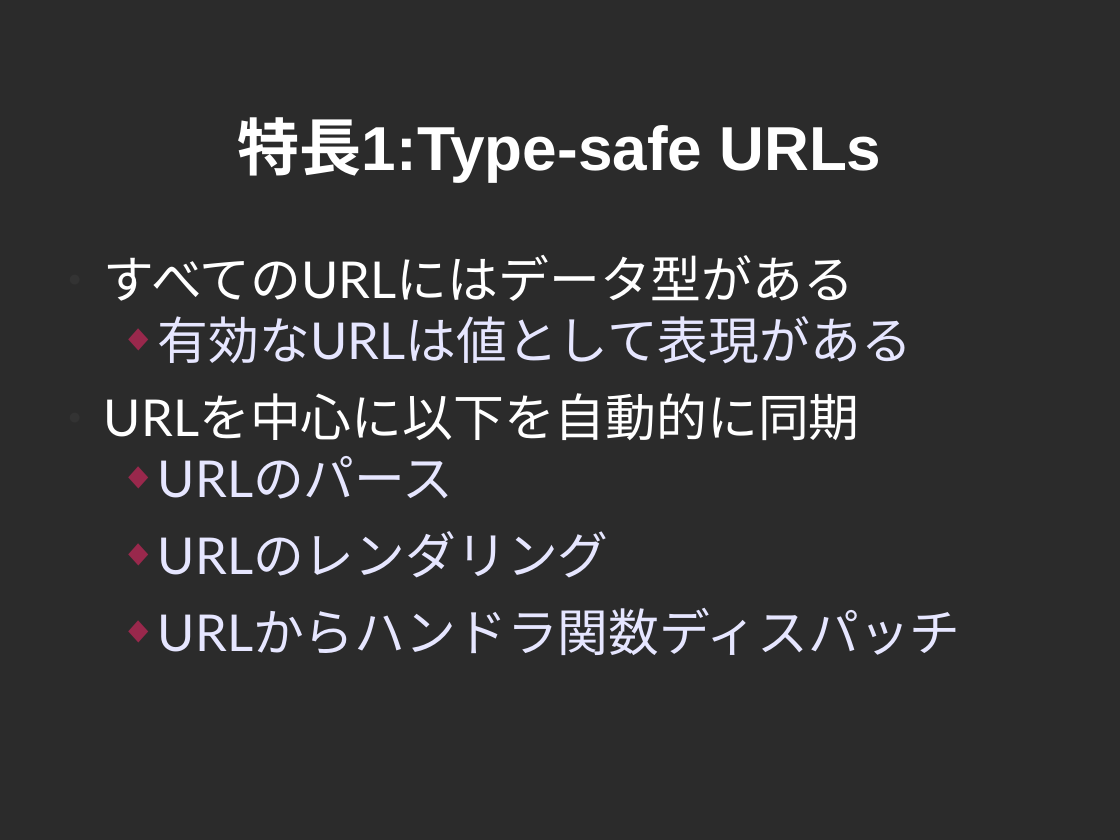
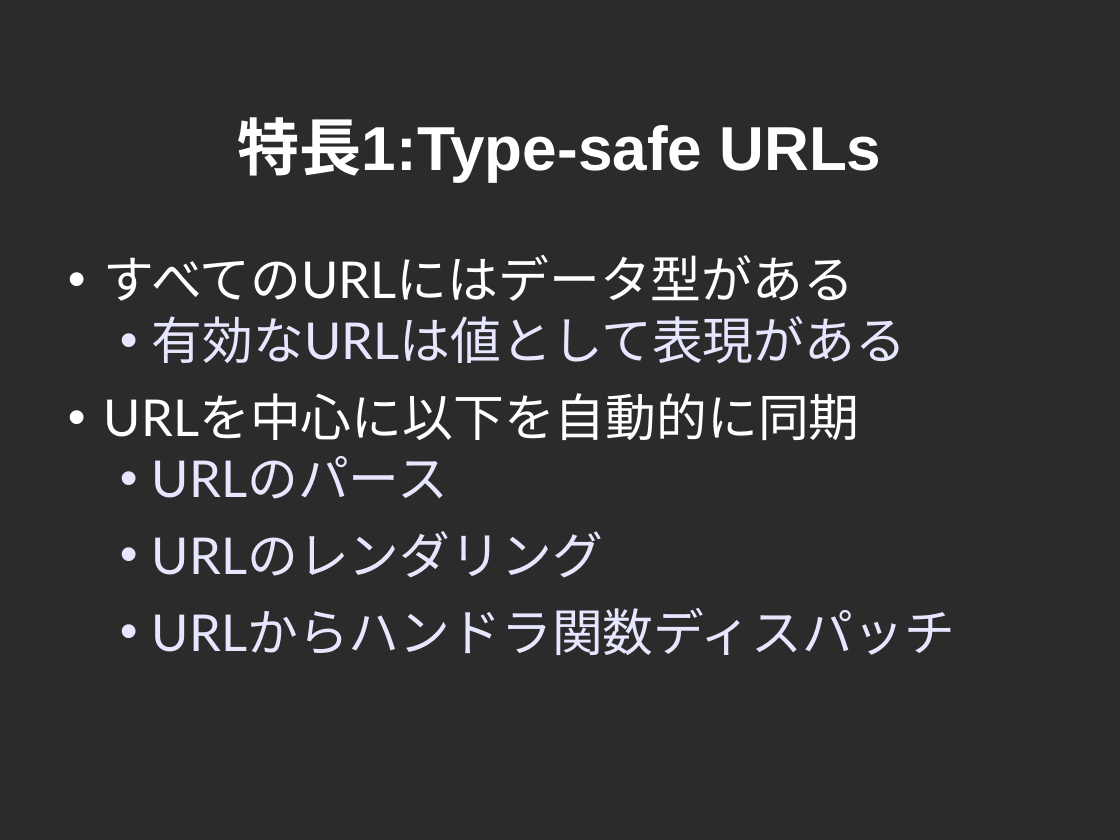
Before and after one commit to cutsea110/cross-slide, a slide deck: slide 9 of CROSS-Yesod.odp. Drawn at 1120x840 pixels with LibreOffice and Linux fonts; fonts in the diff are those of the drawing; background and template pictures are left out; a plain dark background stands for a picture behind light text. Boxes give left, top, right and bottom in pixels: in the first picture for what was removed or moved away, otherwise in the second. Text is boxed around its words. In the diff, an @@ line names an element or a change of style, - is before the commit and + after.

```diff
--- a/CROSS-Yesod.odp
+++ b/CROSS-Yesod.odp
@@ text "すべてのURLにはデータ型がある" at <box>104,255,955,655</box>: bullet ● to •; bullet ◆ to • @@
```
Also in this commit, not shown: 23 other slides changed, 2 slides removed, 1 other file.
